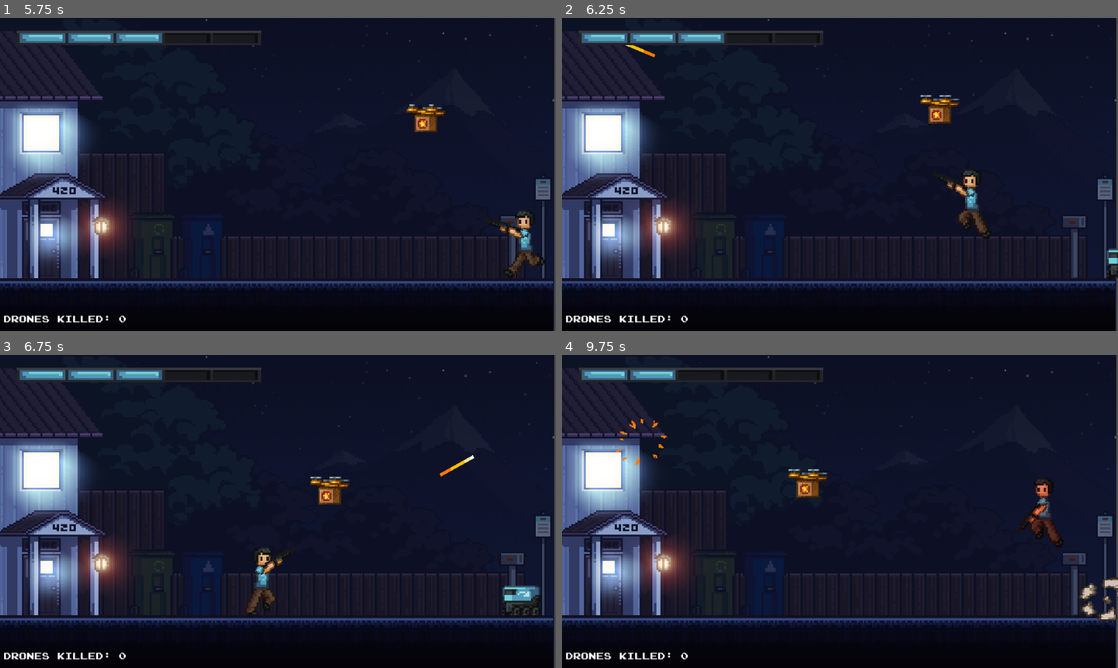
Above: before the commit, frames 1-4 (two rows, left to right).
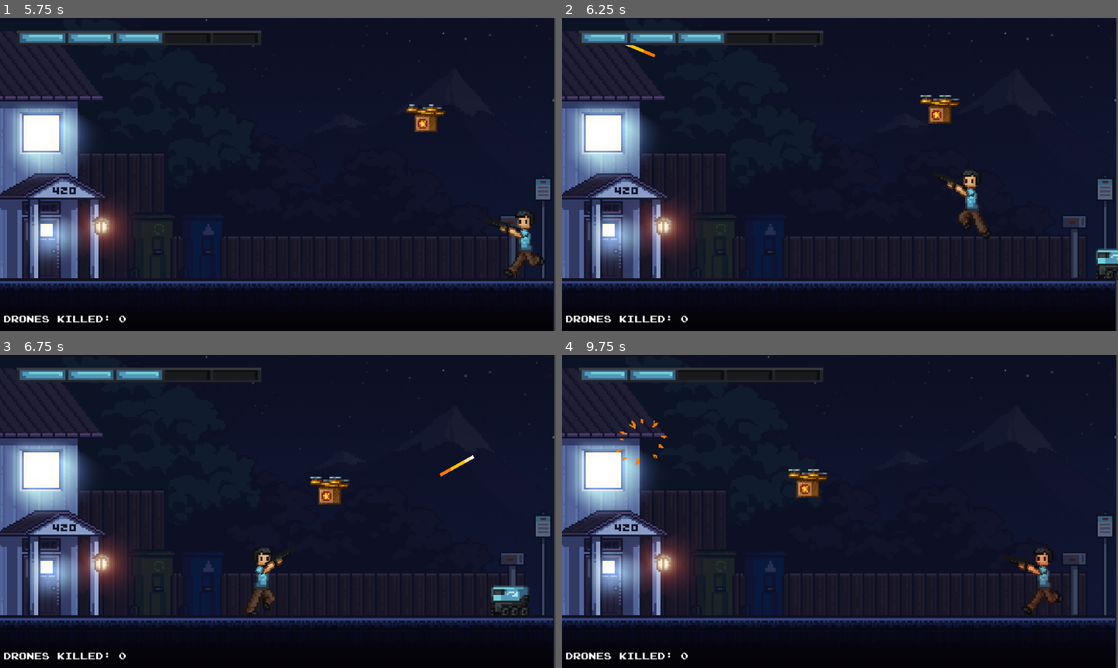
Above: after the commit, the same moments.

Repository: revanj/amazon-defense
Game: Godot game, scene res://GameScene.tscn
Two runs of this game, one before a commit and one after it. Both use one fixed random seed, a clock stepped at 60 frames per second and the inputs below.
Inputs (mouse positions are in pixels of both pictures, inside the frame that each line leads up to):
- Up to frame 1 (5.75 s): move the mouse to (400, 158) at 0.52 s; hold D (right) 0.53-2.03 s; click (400, 158) at 0.6 s; tap Space (jump) at 0.77, 1.52, 3.02, 3.77, 4.52 s; move the mouse to (166, 190) at 1.27 s; click (166, 190) at 1.35 s; move the mouse to (333, 105) at 2.02 s; hold A (left) 2.03-2.78 s; click (333, 105) at 2.1 s; move the mouse to (250, 237) at 2.77 s; hold D (right) 2.78-4.28 s; click (250, 237) at 2.85 s; move the mouse to (444, 221) at 3.52 s; click (444, 221) at 3.6 s; move the mouse to (111, 127) at 4.27 s; hold A (left) 4.28-5.03 s; click (111, 127) at 4.35 s; move the mouse to (305, 174) at 5.02 s; hold D (right) from 5.03 s (still down); click (305, 174) at 5.1 s
- Up to frame 2 (6.25 s): move the mouse to (756, 96) at 5.77 s; release D (right) at 5.78 s; hold A (left) from 5.78 s (still down); click (756, 96) at 5.85 s; tap Space (jump) at 6.02 s
- Up to frame 3 (6.75 s): keep holding A (left); move the mouse to (400, 495) at 6.52 s; click (400, 495) at 6.6 s
- Up to frame 4 (9.75 s): tap Space (jump) at 6.77, 7.52, 9.02 s; move the mouse to (728, 527) at 7.27 s; release A (left) at 7.28 s; hold D (right) 7.28-9.53 s; click (728, 527) at 7.35 s; move the mouse to (895, 442) at 8.02 s; click (895, 442) at 8.1 s; move the mouse to (812, 574) at 8.77 s; click (812, 574) at 8.85 s; move the mouse to (1006, 558) at 9.52 s; hold A (left) from 9.53 s (still down); click (1006, 558) at 9.6 s

Frame 1 is identical in both runs. In frame 2, 0.3% of the frame differs, in the area x 96-100%, y 73-84%; in frame 3, 0.5%; in frame 4, 1.7%, in the area x 80-100%, y 39-85%.

Commit message:
seemingly functional scaling difficulty

Diff:
--- a/DroneSpawner.gd
+++ b/DroneSpawner.gd
@@ -20,6 +20,7 @@
 	time_elapsed = 0
 	drone_spawn_coro()
 	cart_spawn_coro()
+	blimp_spawn_coro()
 
 
 func _physics_process(delta):
@@ -78,7 +79,7 @@
 	while true:
 		var base_spawn_time = 3
 		send_cart()
-		var time_to_wait = base_spawn_time / (1 + 1 / 100 * time_elapsed)
+		var time_to_wait = base_spawn_time / (1 + 1 / 100 * time_elapsed) * randf_range(0.9,1.1)
 		await get_tree().create_timer(time_to_wait).timeout
 
 func send_cart():
@@ -94,8 +95,24 @@
 	inst.move_speed = speed
 	inst.moving = true
 
+func send_blimp():
+	var min_blimp_speed = 40
+	var max_blimp_speed = 60
+	var speed = (randf_range(min_blimp_speed, max_blimp_speed))
+	var inst = spawn_drone(blimp,
+		blimp_spawn_point.global_position.x,
+		blimp_spawn_point.global_position.y)
+	inst.global_position = blimp_spawn_point.global_position
+	inst.move_speed = speed
+	inst.moving = true
+
 func blimp_spawn_coro():
-	pass
+	await get_tree().create_timer(15).timeout
+	while true:
+		var base_spawn_time = 20
+		send_blimp()
+		var time_to_wait = base_spawn_time / (1 + 1 / 100 * time_elapsed) * randf_range(0.9,1.1)
+		await get_tree().create_timer(time_to_wait).timeout
 
 func spawn_drone(enemy, spawn_x, spawn_y):
 	var inst = enemy.instantiate()
--- a/Prefabs/Blimp.gd
+++ b/Prefabs/Blimp.gd
@@ -2,7 +2,7 @@
 
 # group enemy
 @export var damage = 2
-var health = 4
+var health = 8
 
 var moving = true
 
